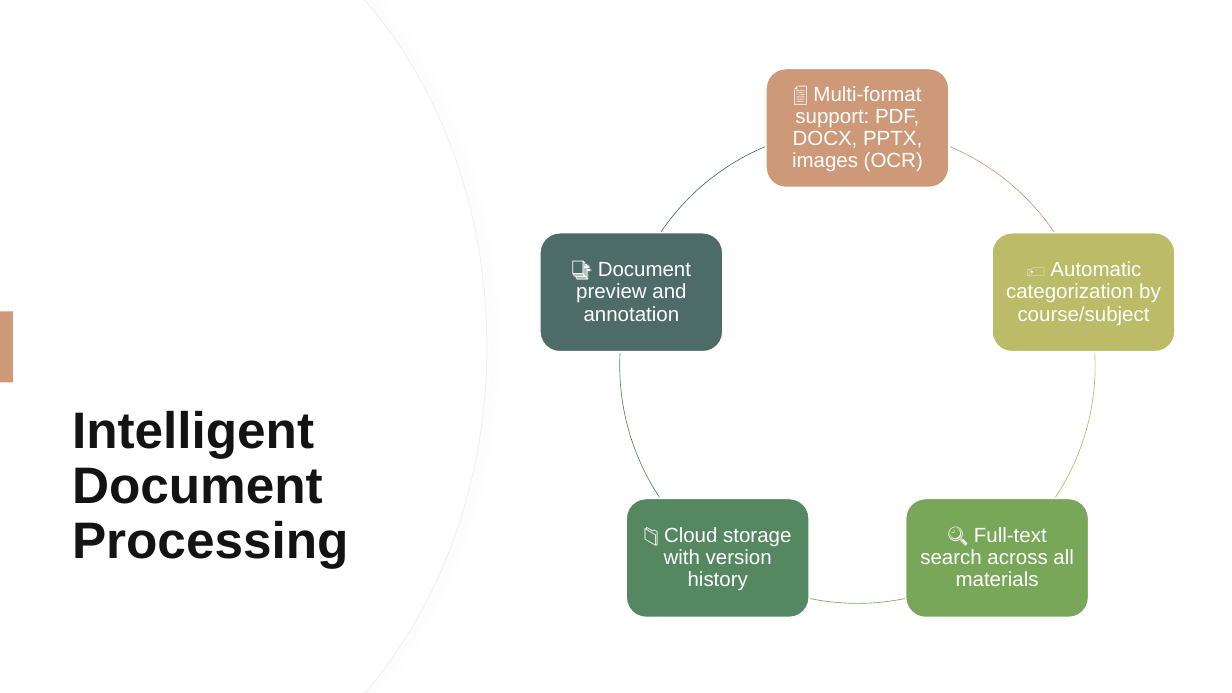
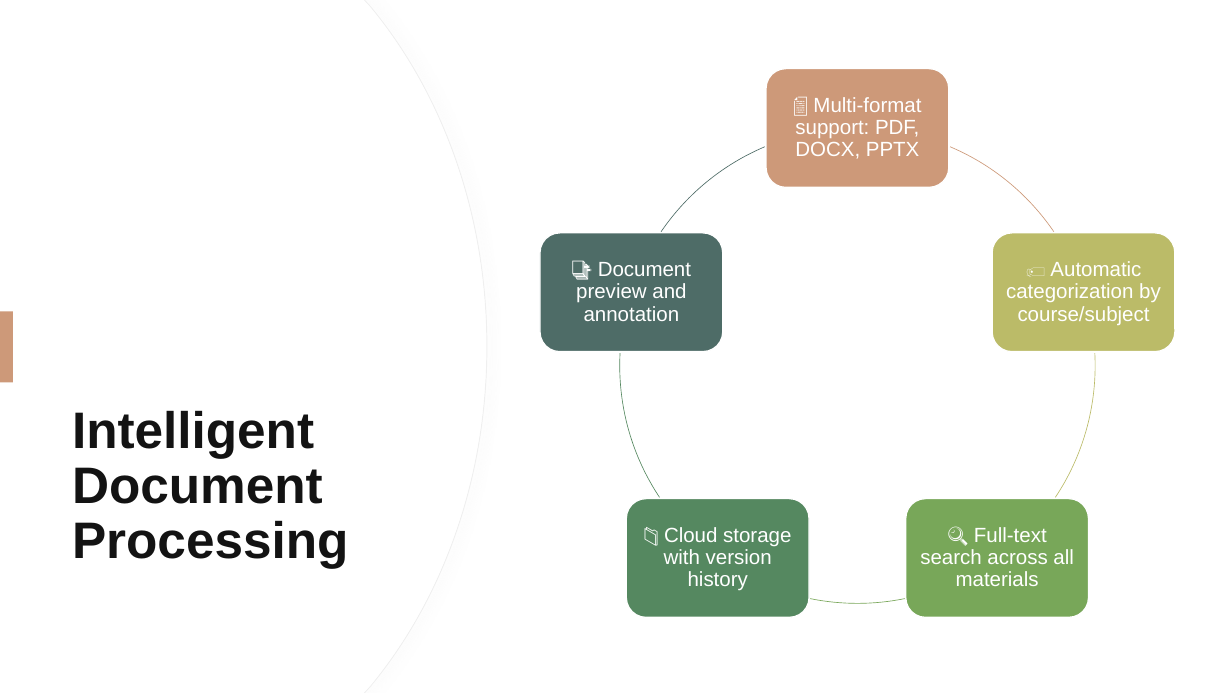
Before and after one commit to chriswil/cpsc8740-final, a slide deck: slide 5 of docs/presentation-chris-williams.pptx. Drawn at 1232x693 pixels with LibreOffice and Linux fonts; fonts in the diff are those of the drawing. Boxes give left, top, right and bottom in pixels: in the first picture for what was removed or moved away, otherwise in the second. Text is boxed around its words. In the diff, an @@ line names an element or a change of style, - is before the commit and + after.

Commit message:
Docs: Update final presentation and report documents

```diff
--- a/docs/presentation-chris-williams.pptx
+++ b/docs/presentation-chris-williams.pptx
@@ text at [795, 97, 921, 159]: text changed @@
-📄 Multi-format support: PDF, DOCX, PPTX, images (OCR)
+📄 Multi-format support: PDF, DOCX, PPTX
```
Also in this commit, not shown: 2 other slides changed, 3 slides added, 2 other files.
